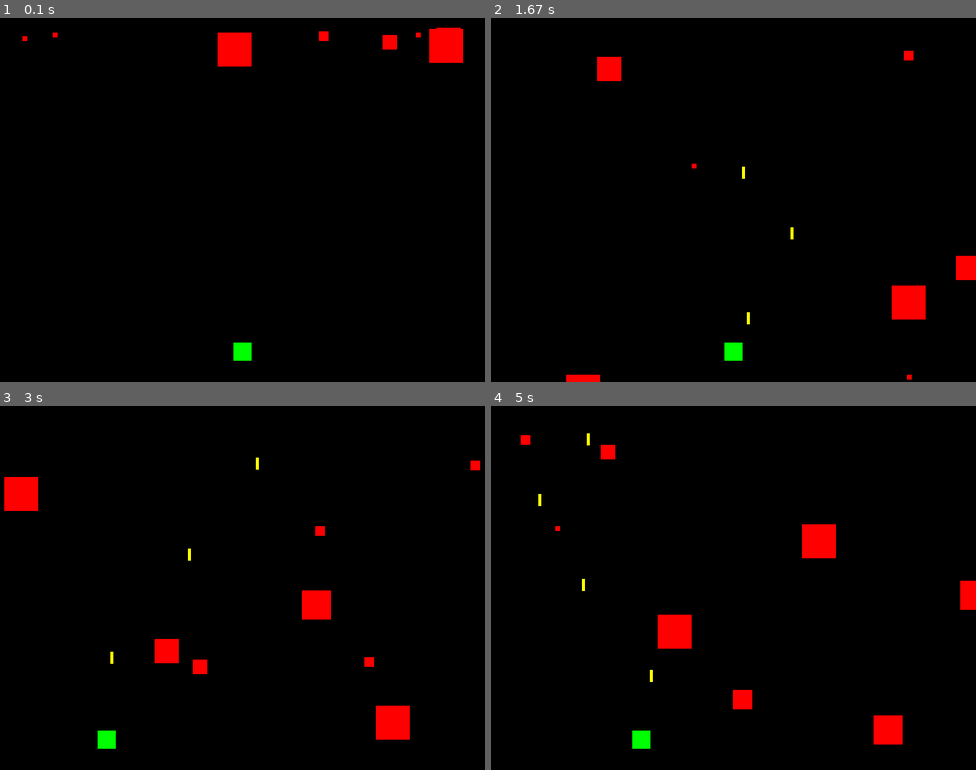
Above: before the commit, frames 1-4 (two rows, left to right).
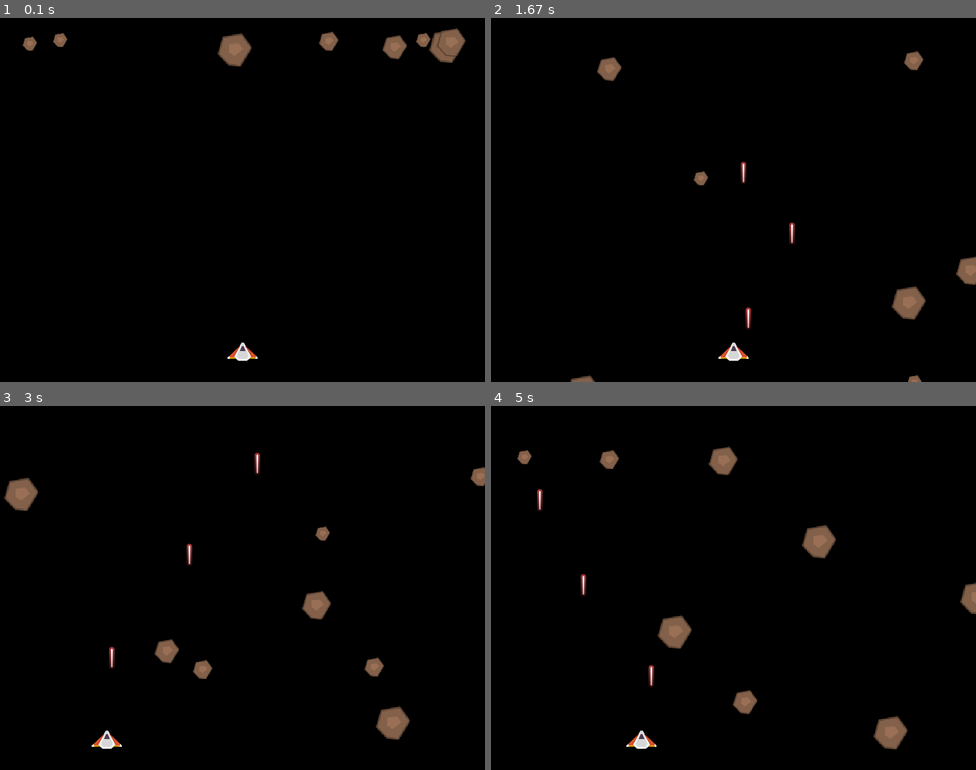
Above: after the commit, the same moments.

Repository: kylingithub/pygame_learning
Game: pygame game, started from Lesson2-remade/main.py
The game is run twice, just before and just after one commit, with the same random seed, the same clock (stepped at 60 frames per second) and the same inputs.
Inputs:
- Up to frame 1 (0.1 s): no input
- Up to frame 2 (1.67 s): tap Space at 0.33, 0.73, 1.03, 1.23, 1.53 s; hold Right 0.67-1.13 s; hold Left 1.17-1.63 s
- Up to frame 3 (3 s): hold Left 1.67-2.2 s; tap Space at 1.73, 2.03, 2.3, 2.6 s; hold Left 2.23-2.63 s
- Up to frame 4 (5 s): hold Left 3.33-3.8 s; tap Space at 3.4, 3.7, 3.9, 4.2, 4.4, 4.7, 4.9 s; hold Right 3.83-4.3 s; hold Right 4.33-4.8 s; hold Left from 4.83 s (still down)

The runs differ from the first frame. In frame 1, 2.3% of the frame differs, in the area x 4-96%, y 2-95%; in frame 2, 2.2%; in frame 3, 3.1%; in frame 4, 3.5%, in the area x 5-100%, y 7-95%.

Commit message:
change view of player , meteor and bullets

Diff:
--- a/Lesson2-remade/main.py
+++ b/Lesson2-remade/main.py
@@ -1,5 +1,6 @@
 import pygame
 import random
+from os import path
 
 SHOT_DELAY = 300
 
@@ -17,13 +18,19 @@
 
 FPS = 30
 
+img_dir = path.join(path.dirname(__file__), 'img')
+sound_dir = path.join(path.dirname(__file__), 'sound')
+pygame.init()
+pygame.mixer.init()
+
 
 class Player(pygame.sprite.Sprite):
     def __init__(self, x, y):
         pygame.sprite.Sprite.__init__(self)
-        self.image = pygame.Surface((30, 30))
-        # TODO shump img
-        self.image.fill(GREEN)
+        image = pygame.image.load(path.join(img_dir,"ship.png"))
+        self.image = pygame.transform.scale(image,(50,30))
+
+
         self.rect = self.image.get_rect()
         self.rect.centerx = x
         self.rect.centery = y
@@ -48,10 +55,10 @@
 class Meteor(pygame.sprite.Sprite):
     def __init__(self):
         pygame.sprite.Sprite.__init__(self)
-        self.size = random.randrange(1, 8)
-        self.image = pygame.Surface((self.size * 8, self.size * 8))
-        # TODO image
-        self.image.fill(RED)
+        self.size = random.randrange(3, 8)
+        image = pygame.image.load(path.join(img_dir,"meteor.png"))
+        self.image = pygame.transform.scale(image,(self.size * 8, self.size * 8))
+
         self.rect = self.image.get_rect()
         self.rect.x = random.randrange(0, WIDTH)
         self.rect.y = 0
@@ -69,8 +76,10 @@
 class Bullet(pygame.sprite.Sprite):
     def __init__(self, posx, posy):
         pygame.sprite.Sprite.__init__(self)
-        self.image = pygame.Surface((5, 20))
-        self.image.fill(YELLOW)
+        # self.image = pygame.Surface((5, 20))
+        # self.image.fill(YELLOW)
+
+        self.image = pygame.image.load(path.join(img_dir,"laser_gun.png"))
         self.rect = self.image.get_rect()
         self.rect.centerx = posx
         self.rect.centery = posy
@@ -82,7 +91,7 @@
             self.kill()
 
 
-pygame.init()
+
 screen = pygame.display.set_mode((WIDTH, HEIGHT))
 clock = pygame.time.Clock()
 
Binary file added: Lesson2-remade/img/laser_gun.png
Binary file added: Lesson2-remade/img/meteor.png
Binary file added: Lesson2-remade/img/ship.png
Not shown, added: Lesson2-remade/sound/bgm.mp3
Not shown, added: Lesson2-remade/sound/pew.wav
